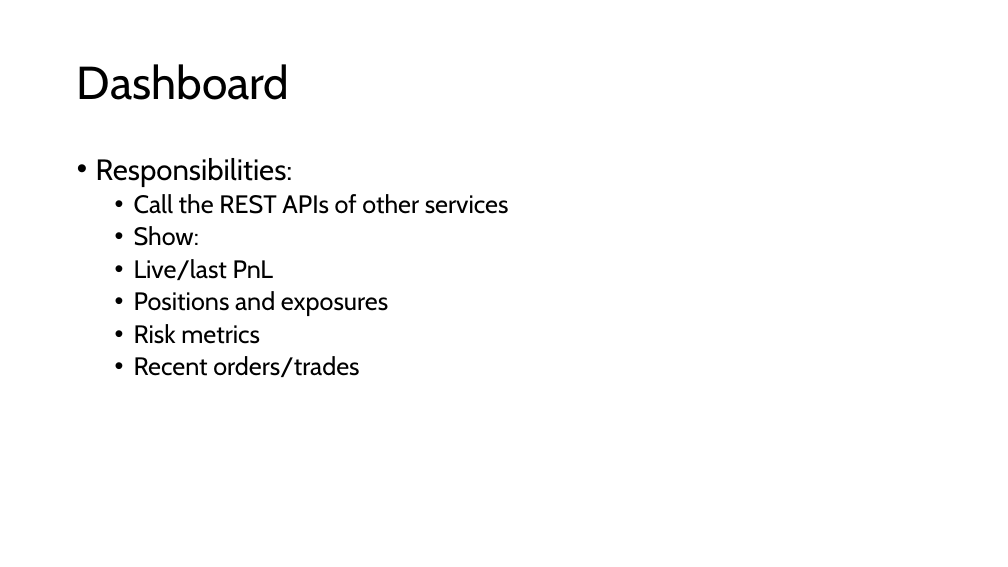
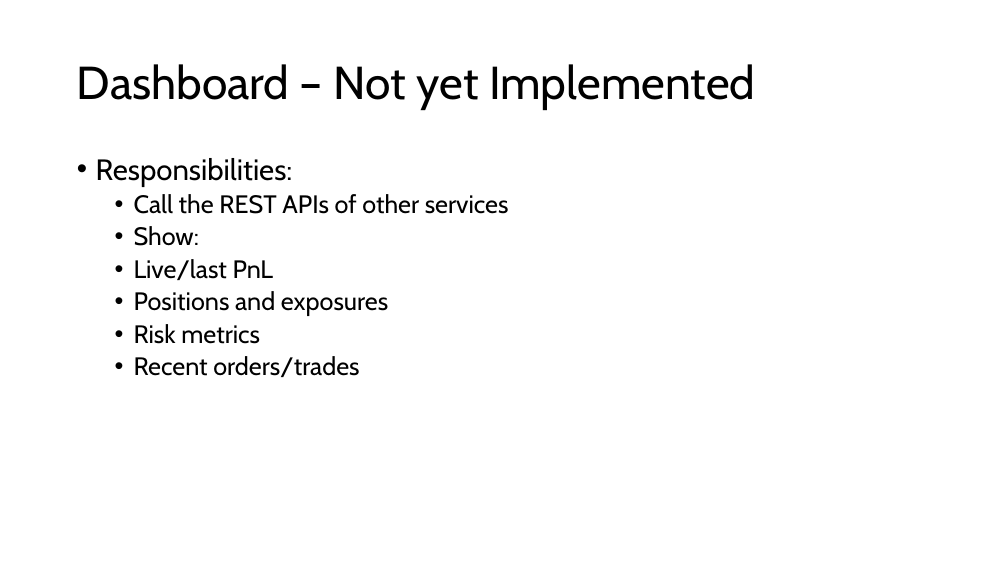
Before and after one commit to stevenOden/quant_management_platform, a slide deck: slide 13 of 00_system_architecture/quant_management_platform_architecture.pptx (slide 10 before the commit). Drawn at 1008x567 pixels with LibreOffice and Linux fonts; fonts in the diff are those of the drawing. Boxes give left, top, right and bottom in pixels: in the first picture for what was removed or moved away, otherwise in the second. Text is boxed around its words. In the diff, an @@ line names an element or a change of style, - is before the commit and + after.

```diff
--- a/00_system_architecture/quant_management_platform_architecture.pptx
+++ b/00_system_architecture/quant_management_platform_architecture.pptx
@@ title at [77, 64, 755, 110]: text changed @@
-Dashboard
+Dashboard – Not yet Implemented
```
Also in this commit, not shown: 7 other slides changed, 3 slides added, 43 other files.
